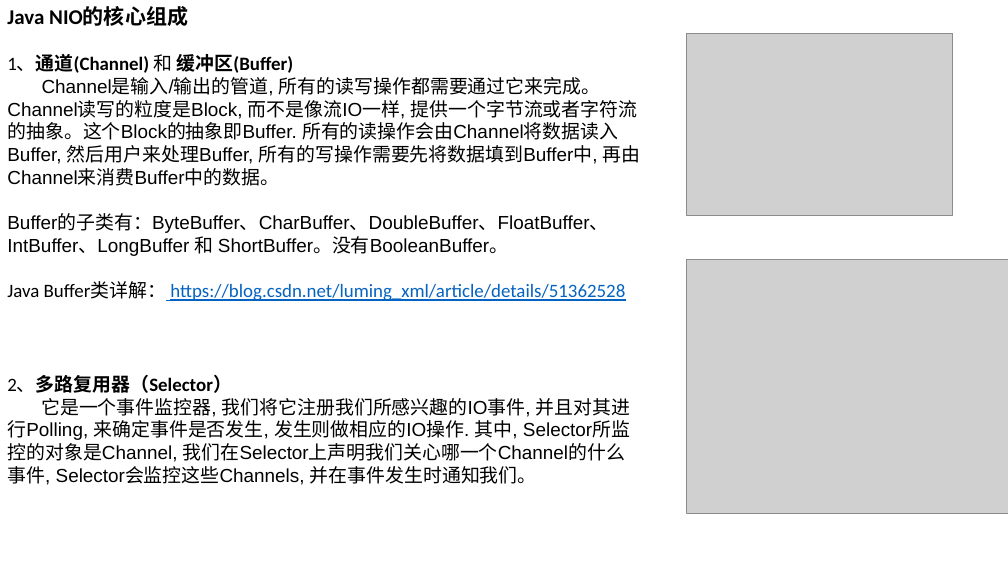
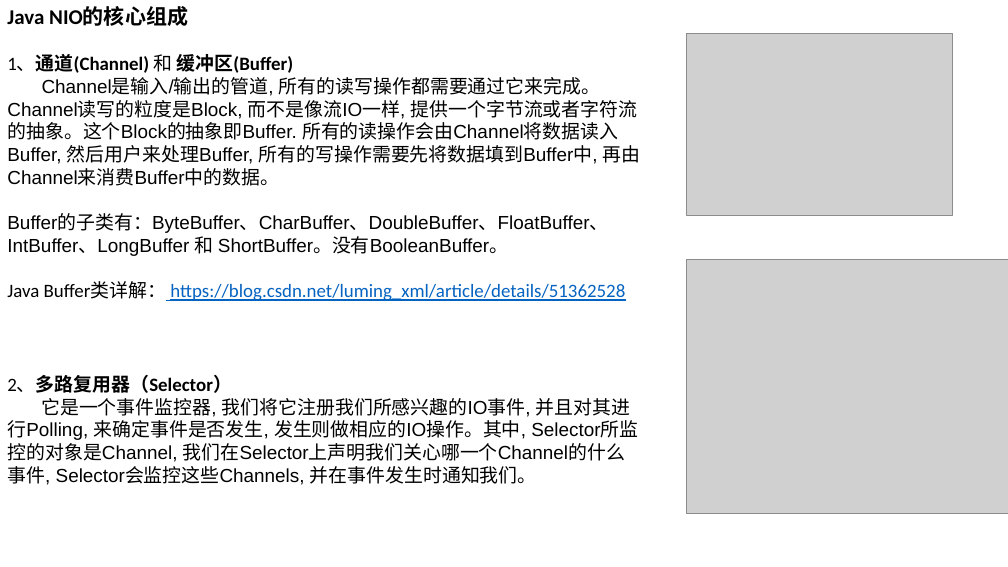
Before and after one commit to zhangyd3739/gitPath, a slide deck: slide 16 of Netty入门指南.pptx. Drawn at 1008x567 pixels with LibreOffice and Linux fonts; fonts in the diff are those of the drawing; grey boxes stand for pictures. Boxes give left, top, right and bottom in pixels: in the first picture for what was removed or moved away, otherwise in the second. Text is boxed around its words. In the diff, an @@ line names an element or a change of style, - is before the commit and + after.

```diff
--- a/Netty入门指南.pptx
+++ b/Netty入门指南.pptx
@@ text at [7,398,630,485]: text changed @@
-它是一个事件监控器, 我们将它注册我们所感兴趣的IO事件, 并且对其进行Polling, 来确定事件是否发生, 发生则做相应的IO操作. 其中, Selector所监控的对象是Channel, 我们在Selector上声明我们关心哪一个Channel的什么事件, Selector会监控这些Channels, 并在事件发生时通知我们。
+它是一个事件监控器, 我们将它注册我们所感兴趣的IO事件, 并且对其进行Polling, 来确定事件是否发生, 发生则做相应的IO操作。其中, Selector所监控的对象是Channel, 我们在Selector上声明我们关心哪一个Channel的什么事件, Selector会监控这些Channels, 并在事件发生时通知我们。
```
Also in this commit, not shown: 1 other slide changed, 2 other files.
